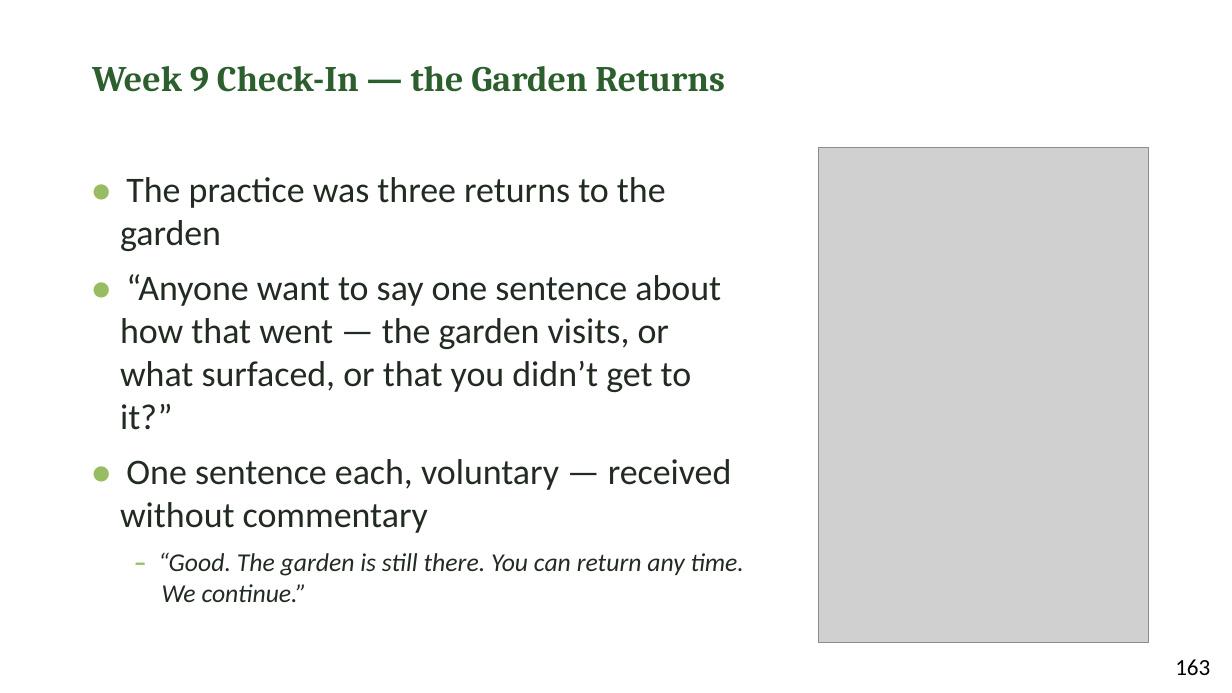
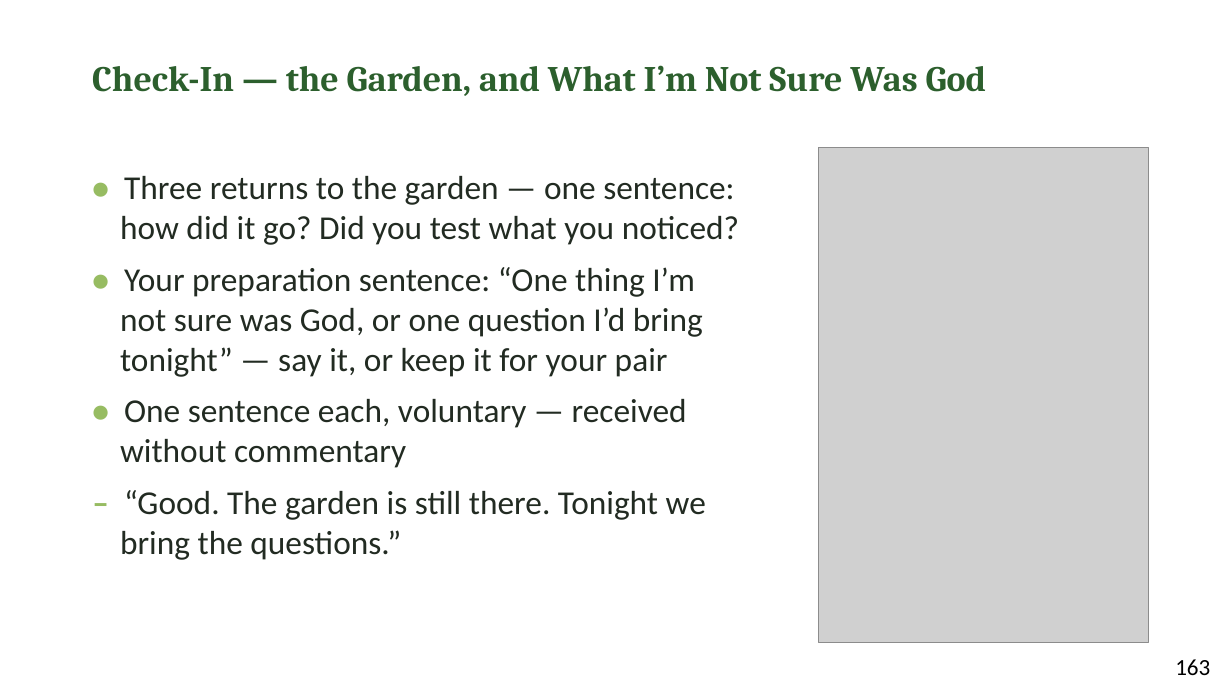
Before and after one commit to jgtittle-ministries/fellowship-of-the-heart-pilot-at-cca-dev, a slide deck: slide 6 of _implementation-notes/evening-series/FotH Evening Session 11 Slides DRAFT v1.pptx. Drawn at 1232x693 pixels with LibreOffice and Linux fonts; fonts in the diff are those of the drawing; grey boxes stand for pictures. Boxes give left, top, right and bottom in pixels: in the first picture for what was removed or moved away, otherwise in the second. Text is boxed around its words. In the diff, an @@ line names an element or a change of style, - is before the commit and + after.

```diff
--- a/_implementation-notes/evening-series/FotH Evening Session 11 Slides DRAFT v1.pptx
+++ b/_implementation-notes/evening-series/FotH Evening Session 11 Slides DRAFT v1.pptx
@@ text at <box>92,65,987,96</box>: text changed @@
-Week 9 Check-In — the Garden Returns
+Check-In — the Garden, and What I’m Not Sure Was God
@@ text at <box>120,176,739,377</box>: text changed; size 28 to 26 pt @@
-• The practice was three returns to the garden
-• “Anyone want to say one sentence about how that went — the garden visits, or what surfaced, or that you didn’t get to it?”
+• Three returns to the garden — one sentence: how did it go? Did you test what you noticed?
+• Your preparation sentence: “One thing I’m not sure was God, or one question I’d bring tonight” — say it, or keep it for your pair
@@ text at <box>120,399,687,468</box>: size 28 to 26 pt in "• One sentence each, voluntary — received ..." @@
@@ text at <box>120,490,706,560</box>: text changed; size 20 to 26 pt; italic off @@
-– “Good. The garden is still there. You can return any time. We continue.”
+– “Good. The garden is still there. Tonight we bring the questions.”
```
Also in this commit, not shown: 10 other slides changed, 1 slide added, 31 other files.
